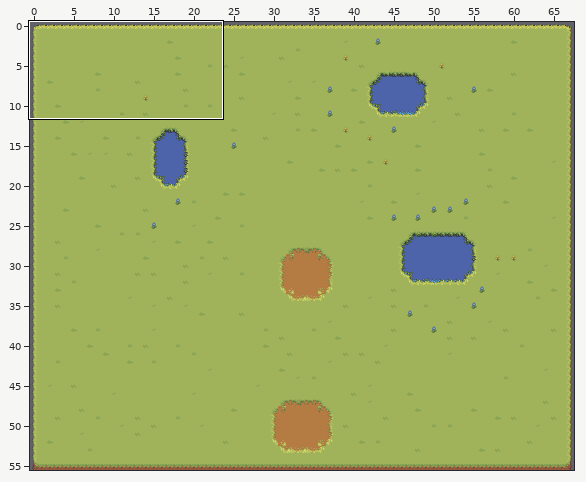
Level history. Tiled map (JSON): src/assets/tilemaps/generated/1-3.tmj. Above, an overview of the earlier version with the close-up marked.
Close-up. As it was:
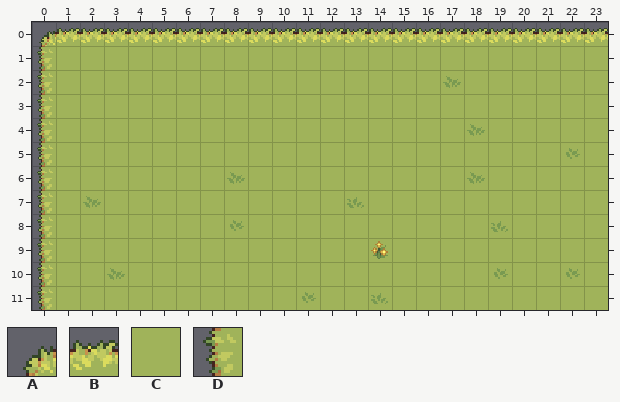
Cells are 16x16 px. Shown: x 0..23, y 0..11. The commit also changed other parts of the map, which this record leaves out.
Key: from "ground_grasss": A 24, B 25, C 55, D 77.
_ is an empty cell.
Layers that did not change in this view are not listed.
Layer "Base" before, first column x 0:
 0 ABBBBBBBBBBBBBBBBBBBBBBB
 1 DCCCCCCCCCCCCCCCCCCCCCCC
 2 DCCCCCCCCCCCCCCCCCCCCCCC
 3 DCCCCCCCCCCCCCCCCCCCCCCC
 4 DCCCCCCCCCCCCCCCCCCCCCCC
 5 DCCCCCCCCCCCCCCCCCCCCCCC
 6 DCCCCCCCCCCCCCCCCCCCCCCC
 7 DCCCCCCCCCCCCCCCCCCCCCCC
 8 DCCCCCCCCCCCCCCCCCCCCCCC
 9 DCCCCCCCCCCCCCCCCCCCCCCC
10 DCCCCCCCCCCCCCCCCCCCCCCC
11 DCCCCCCCCCCCCCCCCCCCCCCC
Now the later version:
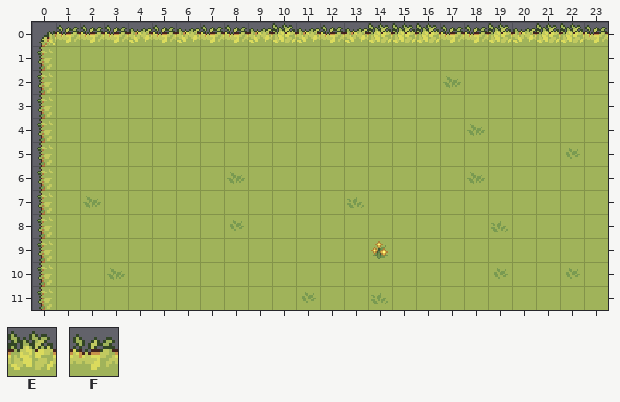
Further tiles: from "ground_grasss": E 27, F 28.
Edits made:
Layer "Base":
Tile B becomes tile E in row 0 at x 10, 14 to 16, 19 and 21 to 22.
Tile B becomes tile F in row 0 at x 1 to 3, 5, 7 to 8, 12, 17 to 18 and 23.
Where, in picture pixels (left, top, right, bottom), the same in both close-ups:
changed: (57, 25, 128, 43)
changed: (153, 25, 176, 43)
changed: (201, 25, 248, 43)
changed: (272, 23, 296, 43)
changed: (321, 25, 344, 43)
changed: (368, 23, 512, 43)
changed: (536, 23, 608, 43)
